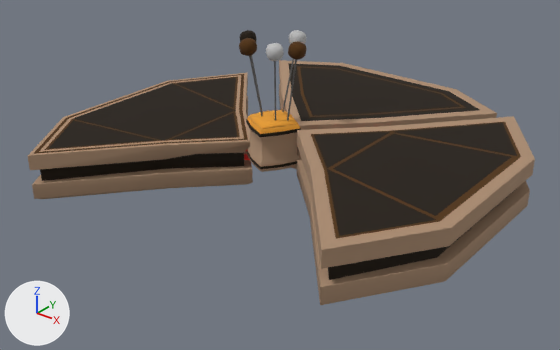
One commit to the FBX model Procedural Map Generation/Assets/AmbientAssets/IslandModels/Level.6.fbx: the scene before it, then after it.
Both versions are drawn from a camera (50 mm lens) standing at (27.7, -37.0, 20.0) and looking at (0.3, -2.8, -1.2). The lights are fixed; the arrows at lower left show +X, +Y and +Z. The older version comes first. Where no turn or scale is listed for an object, it has been applied to the vertices.

In view in the first picture: 'Level.008', 'Level.6'.
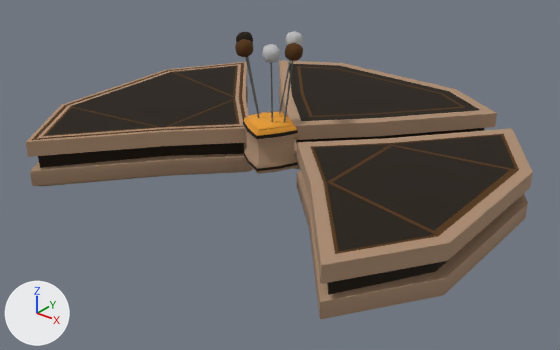
The change, as a list of edits to the scene's bpy script:
```text
Change me_cube_025:
    used by ob_level_6; location = (0.0, 0.0, 0.0)
    remove me_cube_025.from_pydata(...)  # 675 vertices, 603 faces; spans x -14.5..14.4, y -13.1..11.5, z -2.6..2.2
    add me_cube_025.from_pydata(...)  # 216 vertices, 219 faces; spans x -14.5..14.4, y -13.3..11.4, z -1.7..1.6
    me_cube_025 part 1: the loose piece of 70 vertices spanning x -9.1..9.1, y -1.2..11.5, z -1.7..1.5 is moved by (0.0, -0.1, 0.1)
    me_cube_025 part 2: the loose piece of 67 vertices spanning x 1.8..14.4, y -13.1..7.2, z -1.0..2.2 is moved by (0.0, -0.1, -0.7)
    me_cube_025 part 3: the loose piece of 79 vertices spanning x -14.5..-1.8, y -13.1..7.2, z -2.6..0.5 is rebuilt with 79 vertices and now spans x -14.5..-1.8, y -13.3..7.1, z -1.7..1.5
    other edits to the shape of me_cube_025 do not show in these pictures
    remove me_cube_025.materials.append(mat_red)  # red #e72118
Change ob_level_008:
    ob_level_008.location: (-0.06, -2.95, 2.92) -> (-0.04, -3.29, 2.92)
Change ob_level_6:
    ob_level_6.location: (0.0, 0.0, 0.0) -> (-0.01, 0.15, -0.1)
```

What differs and where, as boxes (x1, y1, x2, y2) in the pictures (560 x 350 px; the box of a moved part takes in the faces that stretch with it):
'Level.6', reshaped, moved: before (28, 60, 535, 305); after (26, 60, 533, 319)
'Level.008', moved: before (239, 30, 306, 172); after (235, 31, 303, 174)
part 1 of me_cube_025, moved or reshaped: (279, 60, 497, 169) in both
part 2 of me_cube_025, moved or reshaped: before (297, 116, 535, 305); after (297, 128, 533, 319)
part 3 of me_cube_025, rebuilt: before (28, 73, 253, 199); after (26, 62, 252, 186)
